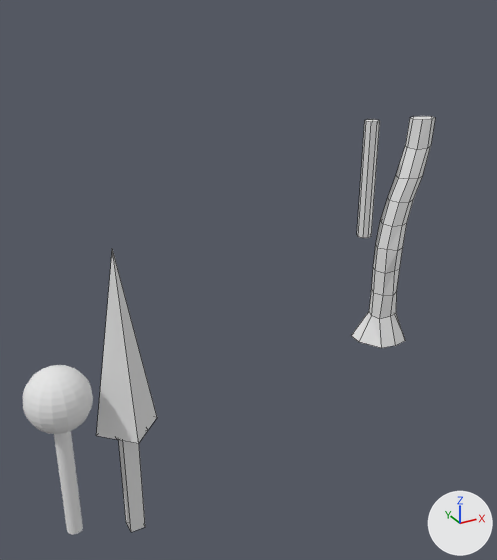
The Blender file dae/land-set-one/land-set-1a.blend as it was, and as the next commit left it.
Camera for both pictures: a 50 mm lens placed at (-7.68, -8.82, 6.15), pointed at (-2.74, 0.15, 1.66). The lights are fixed; the arrows at lower right show +X, +Y and +Z. Mesh edges are drawn as thin lines on the coarser meshes.

Objects in the first picture: 'tree-1', 'tree-2', 'tree-3'.
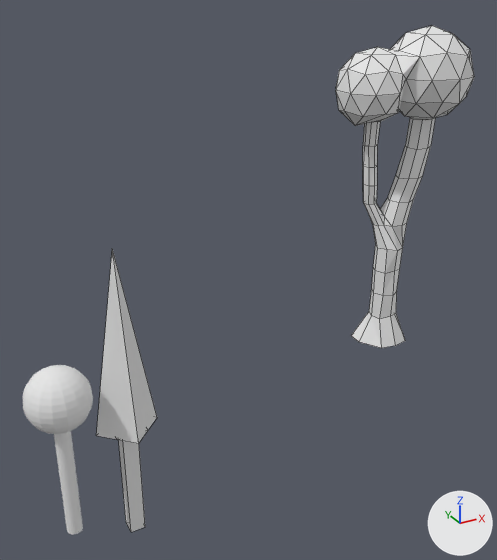
Commit message: cool looking geo for tree3

Patch to the scene script:
```diff
--- a/dae/land-set-one/land-set-1a.blend.py
+++ b/dae/land-set-one/land-set-1a.blend.py
@@ me_tree3_geo @@
 # used by ob_tree_3; location = (-0.4, 0.2, 3.0)
-me_tree3_geo.from_pydata(...)  # 96 vertices, 84 faces; spans x -0.12..1.09, y -0.63..0.3, z -3.0..1.01
+me_tree3_geo.from_pydata(...)  # 200 vertices, 255 faces; spans x -0.62..1.61, y -0.95..0.65, z -3.0..2.45
+# me_tree3_geo part 1
+# 13 vertices are removed from x -0.12..0.3, y -0.2..0.12, z -1.0..1.0
+# 19 faces are deleted
+# 117 vertices are added at x -0.62..1.61, y -0.95..0.65, z -0.98..2.45
+# 190 new faces join them
```

Pixel boxes (x1, y1, x2, y2) of what changed, in the pictures (497 x 560 px):
'tree-3', reshaped (64% wider, 39% taller)
    before: (351, 116, 435, 348)
    after: (336, 26, 474, 348)
part 1 of me_tree3_geo, built on
    before: (357, 119, 406, 251)
    after: (336, 26, 474, 251)
